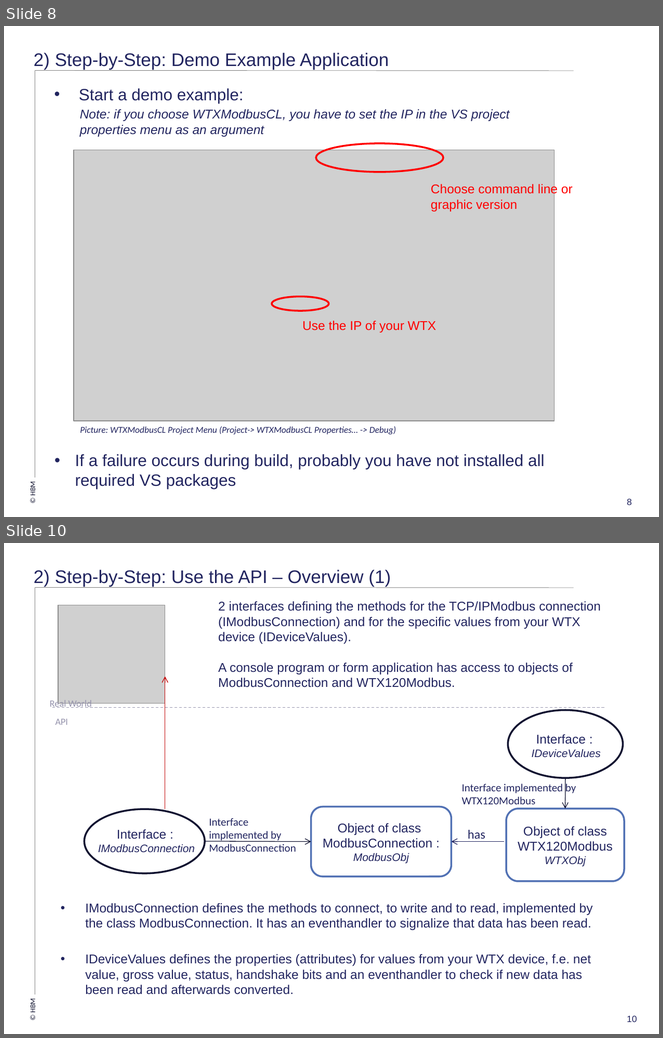
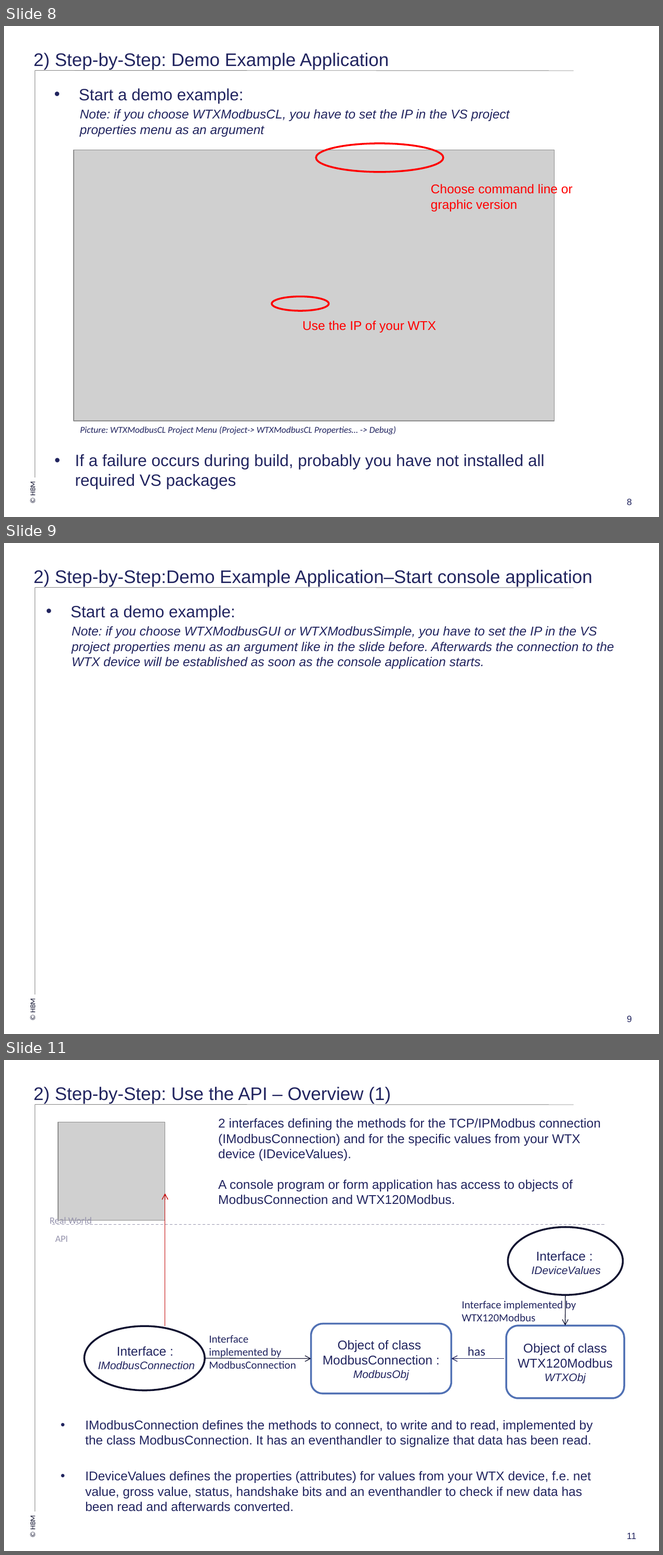
Before and after one commit to FelixHuettlatHBM/ModbusTCP_WTX, a slide deck: Doc/HowTo-WTXModbus.pptx. Shown one above the other, each under a label of ours: slides 8 and 10 before the commit, slides 8, 9 and 11 after it; the slides between them are not shown. The pictures are 663x1038 and 663x1555 pixels, drawn with LibreOffice and Linux fonts; fonts in the diff are those of the drawing; grey boxes stand for pictures; background and template pictures are left out. Boxes give left, top, right and bottom in pixels: in the first picture for what was removed or moved away, otherwise in the second. Text is boxed around its words. In the diff, an @@ line names an element or a change of style, - is before the commit and + after.

```diff
--- a/Doc/HowTo-WTXModbus.pptx
+++ b/Doc/HowTo-WTXModbus.pptx
@@ slide 9 added at (x1=4, y1=543, x2=659, y2=1034), background #FFFFFF; not listed: 3 template elements that a slide beside it also shows @@
@@ title added at (x1=34, y1=570, x2=592, y2=586), 20 pt, text #21245F @@
+2) Step-by-Step:Demo Example Application–Start console application
@@ text added at (x1=71, y1=605, x2=614, y2=669), 14 pt, text #21245F, italic @@
+• Start a demo example:
+Note: if you choose WTXModbusGUI or WTXModbusSimple, you have to set the IP in the VS project properties menu as an argument like in the slide before. Afterwards the connection to the WTX device will be established as soon as the console application starts.
@@ page number added at (x1=627, y1=1016, x2=632, y2=1022), 10 pt, text #21245F @@
+9
@@ what was slide 10 is now slide 11 @@
@@ page number at (x1=627, y1=1533, x2=636, y2=1539): text changed @@
-10
+11
```
Also in this commit, not shown: 1 slide changed.
